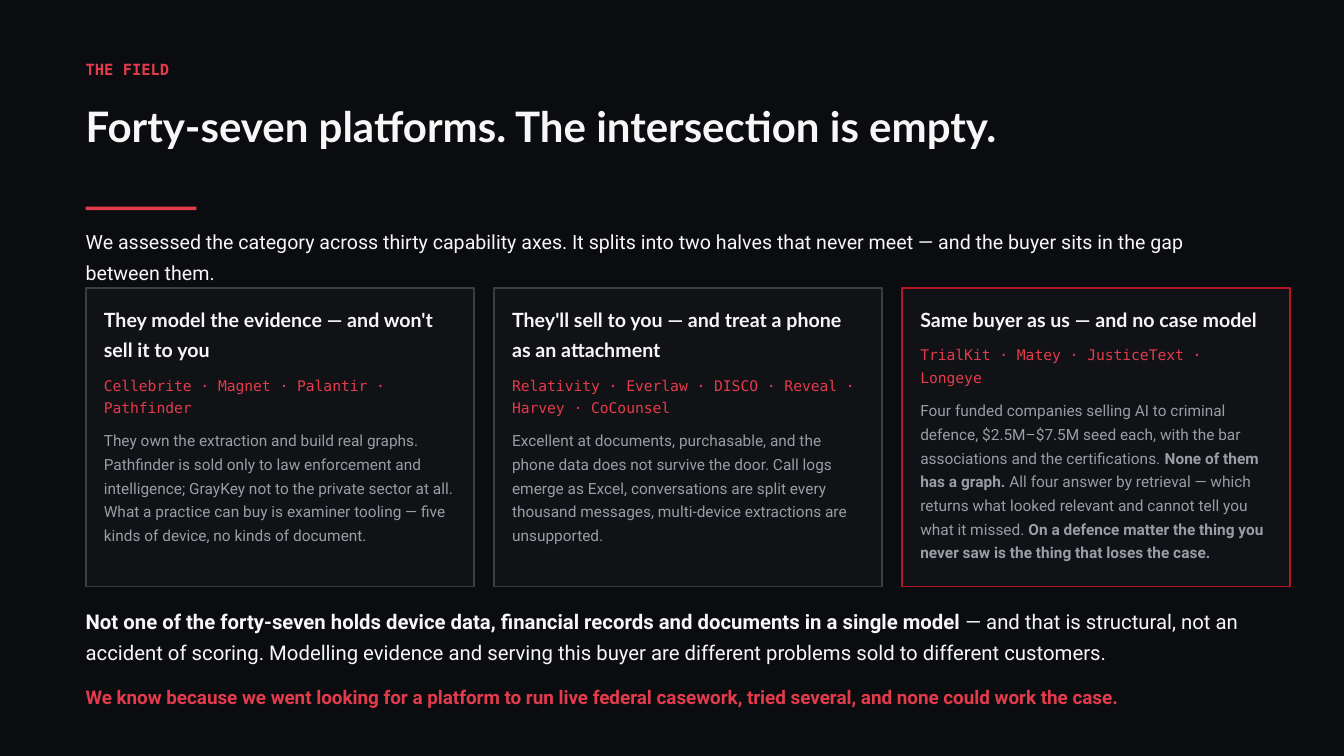
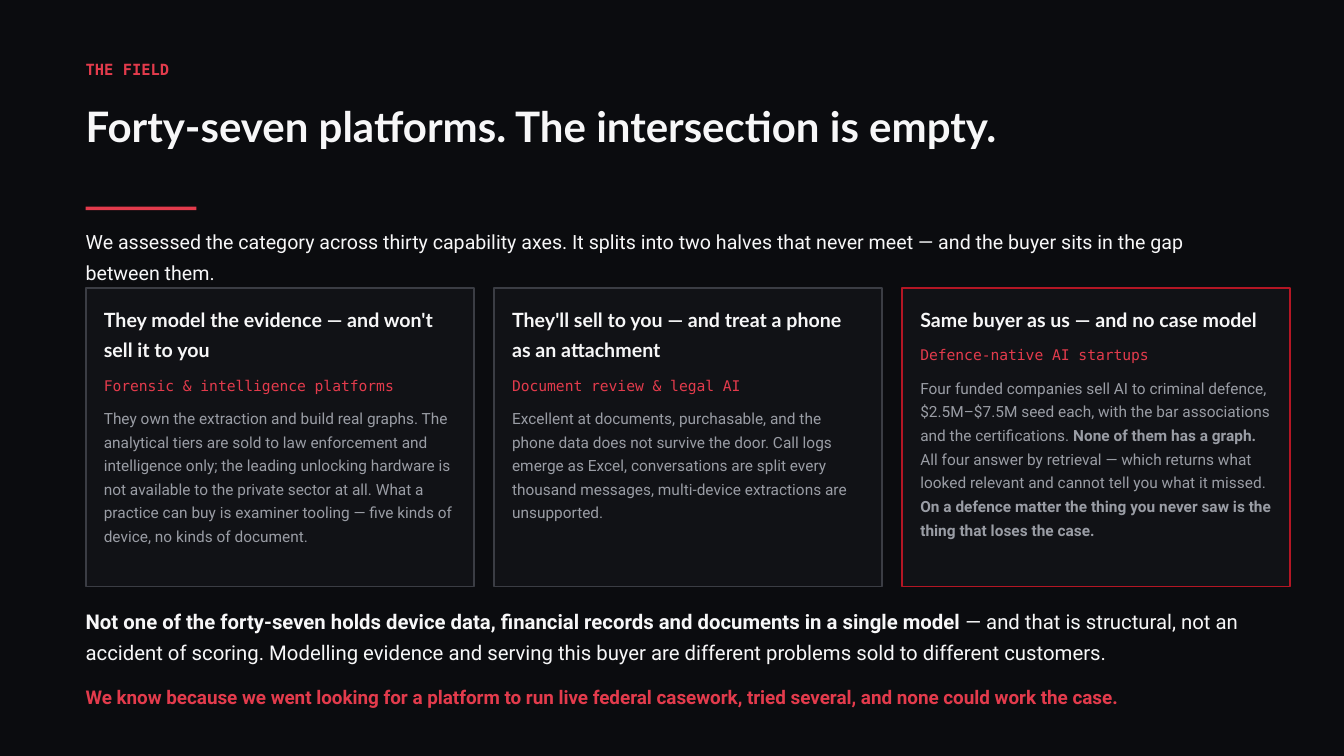
Before and after one commit to conorbowles51/owl-n4j, a slide deck: slide 6 of Loupe-NDRC-deck.pptx. Drawn at 1344x756 pixels with LibreOffice and Linux fonts; fonts in the diff are those of the drawing. Boxes give left, top, right and bottom in pixels: in the first picture for what was removed or moved away, otherwise in the second. Text is boxed around its words. In the diff, an @@ line names an element or a change of style, - is before the commit and + after.

```diff
--- a/Loupe-NDRC-deck.pptx
+++ b/Loupe-NDRC-deck.pptx
@@ text at (920,349,1271,539): text changed @@
-TrialKit · Matey · JusticeText · Longeye
-Four funded companies selling AI to criminal defence, $2.5M–$7.5M seed each, with the bar associations and the certifications. None of them has a graph. All four answer by retrieval — which returns what looked relevant and cannot tell you what it missed. On a defence matter the thing you never saw is the thing that loses the case.
+Defence-native AI startups
+Four funded companies sell AI to criminal defence, $2.5M–$7.5M seed each, with the bar associations and the certifications. None of them has a graph. All four answer by retrieval — which returns what looked relevant and cannot tell you what it missed. On a defence matter the thing you never saw is the thing that loses the case.
@@ text at (104,379,452,544): text changed @@
-Cellebrite · Magnet · Palantir · Pathfinder
-They own the extraction and build real graphs. Pathfinder is sold only to law enforcement and intelligence; GrayKey not to the private sector at all. What a practice can buy is examiner tooling — five kinds of device, no kinds of document.
+Forensic & intelligence platforms
+They own the extraction and build real graphs. The analytical tiers are sold to law enforcement and intelligence only; the leading unlocking hardware is not available to the private sector at all. What a practice can buy is examiner tooling — five kinds of device, no kinds of document.
@@ text at (512,379,741,394): text changed @@
-Relativity · Everlaw · DISCO · Reveal · Harvey · CoCounsel
+Document review & legal AI
```
Also in this commit, not shown: 4 other slides changed, 6 other files.
